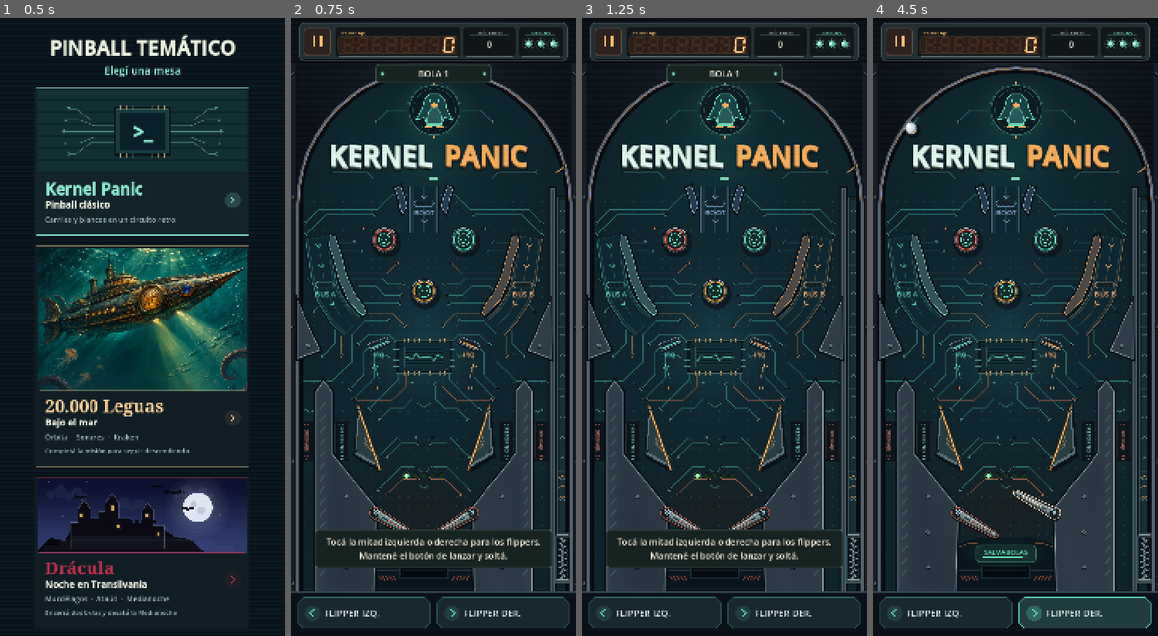
Above: before the commit, frames 1-4 (left to right).
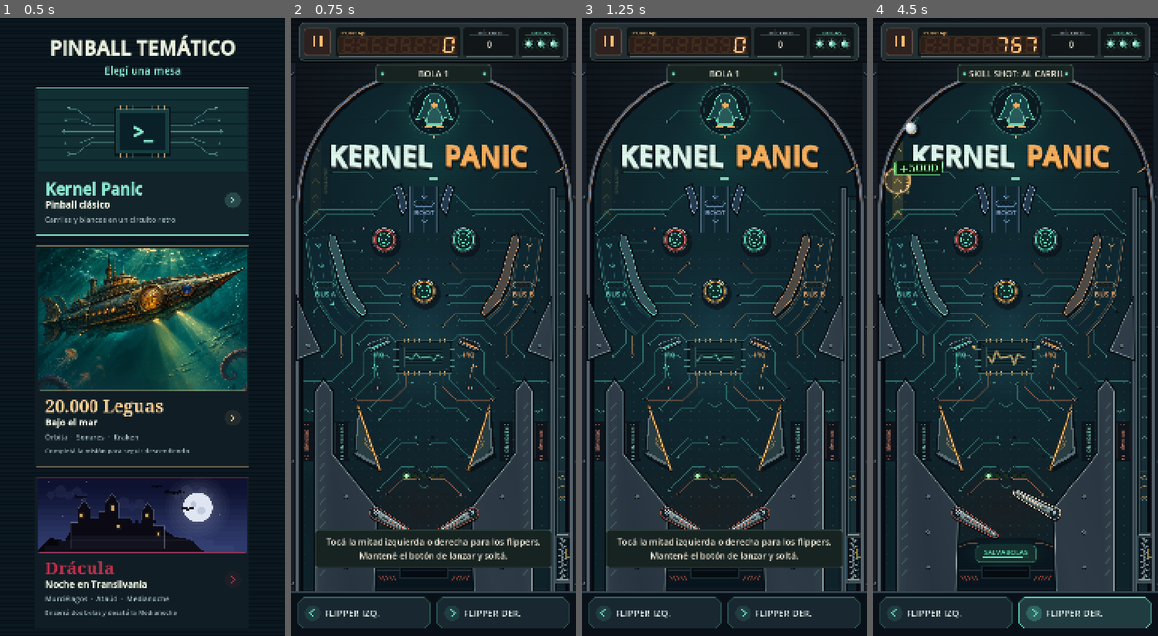
Above: after the commit, the same moments.

Repository: pasaporteN25/RetroPainball
Game: Godot game, scene res://scenes/table_select.tscn
Same seed, same stepped clock (60 frames per second), same inputs: the game is played once before the commit and once after it.
Inputs (mouse positions are in pixels of both pictures, inside the frame that each line leads up to):
- Up to frame 1 (0.5 s): no input
- Up to frame 2 (0.75 s): click "Kernel Panic" at 0.5 s
- Up to frame 3 (1.25 s): no input
- Up to frame 4 (4.5 s): click (898, 42) at 1.25 s; click "Reiniciar partida" at 2 s; tap Enter at 2.75 s; move the mouse to (1078, 296) at 2.77 s; hold M (flipper_right) 2.78-3.5 s; hold Space (launch) 2.78-3.5 s; click (1078, 296) at 2.92 s; drag from (958, 357) to (1143, 518) at 3.52 s; move the mouse to (1044, 191) at 4.27 s; hold M (flipper_right) from 4.28 s (still down); hold Space (launch) from 4.28 s (still down); tap N (nudge) at 4.35 s

Frame 1 is identical in both runs. In frame 2, less than 0.1% of the frame differs, in the area x 7-98%, y 21-88%; in frame 3, less than 0.1%; in frame 4, 1.7%, in the area x 3-98%, y 3-88%.

Commit message:
Add skill shot (G-09)
Power window on the plunger (marked on its lamps) plus a left-arch lane that pays 5000 and announces it.

Co-Authored-By: Claude Sonnet 5.5 <noreply@anthropic.com>

Diff:
--- a/scenes/table_base.tscn
+++ b/scenes/table_base.tscn
@@ -15,6 +15,7 @@
 [ext_resource type="Script" path="res://scripts/fx/screen_shake.gd" id="12_shake"]
 
 [ext_resource type="Script" path="res://scripts/fx/bonus_lamps.gd" id="13_bonus"]
+[ext_resource type="Script" path="res://scripts/table/skill_shot.gd" id="14_skill"]
 
 [sub_resource type="RectangleShape2D" id="Rectangle_lane"]
 size = Vector2(25, 12)
@@ -181,6 +182,10 @@
 z_index = -3
 position = Vector2(336, 1155)
 script = ExtResource("13_bonus")
+
+[node name="SkillShot" type="Node2D" parent="Table"]
+z_index = -2
+script = ExtResource("14_skill")
 
 [node name="TouchControls" type="CanvasLayer" parent="."]
 script = ExtResource("8_touch")
--- a/scripts/table/plunger.gd
+++ b/scripts/table/plunger.gd
@@ -12,6 +12,9 @@
 ## Recorrido visual del resorte con carga completa.
 @export var travel := 46.0
 @export var color := Color("#829aa0")
+## G-09: ventana de potencia (0..1) del skill shot; se marca en las lámparas del lanzador.
+@export_range(0.0, 1.0) var skill_min := 0.70
+@export_range(0.0, 1.0) var skill_max := 0.90
 
 var charge := 0.0
 var _charging := false
@@ -41,6 +44,10 @@
 	sensor_shape.position = Vector2(0.0, -30.0)
 	_sensor.add_child(sensor_shape)
 	add_child(_sensor)
+
+
+func in_skill_window(power: float) -> bool:
+	return power >= skill_min and power <= skill_max
 
 
 func has_ball() -> bool:
@@ -103,6 +110,12 @@
 		var level := clampf(charge * 8.0 - i, 0.0, 1.0)
 		var lamp := Color("#193337").lerp(light, level)
 		draw_rect(Rect2(half - 7.0, y, 3.0, 6.0), lamp)
+	# Ventana del skill shot: marco dorado junto a las lámparas, a la altura de su potencia.
+	var band_low := bottom - 5.0 - skill_min * 80.0
+	var band_high := bottom - 5.0 - skill_max * 80.0
+	var in_band := in_skill_window(charge)
+	var gold := Color("#ffd35c") if in_band else Color("#a88a3a")
+	draw_rect(Rect2(half - 10.0, band_high, 9.0, band_low - band_high + 6.0), Color(gold, 0.9), false, 1.5)
 	draw_rect(Rect2(-half + 1.0, bottom, half * 2.0 - 2.0, 10.0), color.darkened(0.50))
 	draw_rect(Rect2(-half + 3.0, bottom, half * 2.0 - 6.0, 2.0), color)
 	draw_rect(Rect2(-half + 4.0, bottom + 4.0, 5.0, 3.0), light if _displayed_ready else Color("#243e42"))
--- /dev/null
+++ b/scripts/table/skill_shot.gd
@@ -0,0 +1,111 @@
+extends Node2D
+## G-09: skill shot. Si la bola sale del lanzador con la potencia dentro de la ventana marcada
+## en el resorte (skill_min..skill_max del Plunger) y entra al carril de la izquierda del arco
+## antes de SKILL_TIME segundos, hay premio extra. Con poca potencia la bola no llega al carril
+## y con carga completa se pasa de largo, así que hay que apuntar a la ventana.
+## El carril avisa solo: titila mientras hay una bola esperando y queda dorado al armarse.
+
+## Se emite al cobrar el premio.
+signal scored(award: int)
+
+const Ball := preload("res://scripts/table/ball.gd")
+const SKILL_TIME := 5.0
+const GOLD := Color("#ffd35c")
+
+@export var plunger_path := NodePath("../Plunger")
+@export var award := 5000
+## Rectángulo del carril (coordenadas de la mesa), pegado al arco izquierdo.
+@export var lane_rect := Rect2(12.0, 290.0, 100.0, 240.0)
+
+var armed := false
+var _time_left := 0.0
+var _flash := 0.0
+var _clock := 0.0
+var _sensor: Area2D
+var _plunger: Node
+
+
+func _ready() -> void:
+	_sensor = Area2D.new()
+	_sensor.collision_layer = 0
+	_sensor.collision_mask = 2
+	_sensor.monitorable = false
+	var shape := CollisionShape2D.new()
+	var rect := RectangleShape2D.new()
+	rect.size = lane_rect.size
+	shape.shape = rect
+	shape.position = lane_rect.get_center()
+	_sensor.add_child(shape)
+	add_child(_sensor)
+	_sensor.body_entered.connect(_on_body_entered)
+	_plunger = get_node_or_null(plunger_path)
+	if _plunger != null:
+		_plunger.launched.connect(on_launched)
+	GameState.game_started.connect(disarm)
+	GameState.balls_changed.connect(func(_balls: int) -> void: disarm())
+
+
+## Lo llama el lanzador (señal `launched`) con la potencia de 0 a 1.
+func on_launched(power: float) -> void:
+	var in_window := true
+	if _plunger != null and _plunger.has_method("in_skill_window"):
+		in_window = _plunger.in_skill_window(power)
+	if not GameState.playing or not in_window:
+		disarm()
+		return
+	armed = true
+	_time_left = SKILL_TIME
+	GameState.say("SKILL SHOT: AL CARRIL")
+	queue_redraw()
+
+
+func disarm() -> void:
+	armed = false
+	_time_left = 0.0
+	queue_redraw()
+
+
+func _on_body_entered(body: Node2D) -> void:
+	if not armed or not body is Ball:
+		return
+	armed = false
+	_flash = 1.0
+	GameState.add_score.call_deferred(award, to_global(lane_rect.get_center()))
+	GameState.say("SKILL SHOT %d" % award)
+	scored.emit(award)
+
+
+func _process(delta: float) -> void:
+	_clock += delta
+	if armed:
+		_time_left -= delta
+		if _time_left <= 0.0:
+			disarm()
+	_flash = maxf(0.0, _flash - delta * 1.5)
+	queue_redraw()
+
+
+func _draw() -> void:
+	var waiting := GameState.ball_in_lane and GameState.playing
+	var pulse := 0.5 + 0.5 * sin(_clock * 7.0)
+	var strength := 0.28
+	if armed:
+		strength = 0.9
+	elif waiting:
+		strength = 0.35 + 0.45 * pulse
+	strength = maxf(strength, _flash)
+	var c := lane_rect.get_center()
+	var tint := Color(GOLD, strength)
+	draw_rect(Rect2(c.x - 14.0, lane_rect.position.y + 20.0, 28.0, lane_rect.size.y - 40.0), Color(GOLD, strength * 0.12))
+	# Flechas hacia arriba a lo largo del carril.
+	for i in 5:
+		var y := lane_rect.end.y - 40.0 - i * 40.0
+		var lit := armed or (waiting and int(_clock * 6.0) % 5 == i)
+		var a := strength if lit or armed else strength * 0.6
+		draw_polyline(PackedVector2Array([Vector2(c.x - 8.0, y + 6.0), Vector2(c.x, y - 4.0), Vector2(c.x + 8.0, y + 6.0)]),
+			Color(GOLD, a), 2.0, true)
+	var font := ThemeDB.fallback_font
+	var label := "SKILL SHOT"
+	var width := font.get_string_size(label, HORIZONTAL_ALIGNMENT_LEFT, -1, 12).x
+	draw_set_transform(Vector2(c.x + 24.0, c.y), -PI * 0.5)
+	draw_string(font, Vector2(-width * 0.5, 4.0), label, HORIZONTAL_ALIGNMENT_LEFT, -1, 12, tint)
--- /dev/null
+++ b/tests/headless/skill_shot.gd
@@ -0,0 +1,115 @@
+extends SceneTree
+## G-09: skill shot según la potencia del lanzador, en las tres mesas.
+
+const Ball := preload("res://scripts/table/ball.gd")
+const TABLES := ["res://scenes/main.tscn", "res://scenes/nautilus.tscn", "res://scenes/dracula.tscn"]
+
+var _state: Node
+var _table: Node2D
+var _checks := 0
+var _failures := 0
+
+
+func _initialize() -> void:
+	_run.call_deferred()
+
+
+func _run() -> void:
+	_state = root.get_node("GameState")
+	_state.save_directory = ""
+	_state.record_path = "user://test_skill_shot_%d.cfg" % OS.get_process_id()
+	for path in TABLES:
+		change_scene_to_file(path)
+		await scene_changed
+		_table = current_scene.get_node("Table")
+		await _settle()
+		await _test_window()
+		await _test_award()
+		await _test_launch(0.80, true)
+		await _test_launch(0.45, false)
+		await _test_launch(1.0, false)
+	print("Skill shot: %d controles / %d fallos" % [_checks, _failures])
+	quit(0 if _failures == 0 else 1)
+
+
+## Espera el primer saque y deja la mesa sin bolas para controlar la prueba.
+func _settle() -> void:
+	await create_timer(1.0).timeout
+	for ball in _table.get_node("Balls").get_children():
+		ball.free()
+	_state.score = 0
+
+
+func _test_window() -> void:
+	var label: String = _state.table_id
+	var plunger: Node = _table.get_node("Plunger")
+	var skill: Node = _table.get_node("SkillShot")
+	_check(plunger.in_skill_window(0.8) and not plunger.in_skill_window(0.4) and not plunger.in_skill_window(1.0),
+		"%s: la ventana es 0.70..0.90 de potencia" % label)
+	skill.on_launched(0.4)
+	_check(not skill.armed, "%s: poca potencia no arma el skill shot" % label)
+	skill.on_launched(0.8)
+	_check(skill.armed, "%s: la potencia dentro de la ventana lo arma" % label)
+	skill.disarm()
+
+
+func _test_award() -> void:
+	var label: String = _state.table_id
+	var skill: Node = _table.get_node("SkillShot")
+	var center: Vector2 = skill.lane_rect.get_center()
+	skill.on_launched(0.8)
+	var before: int = _state.score
+	var ball := _spawn(center, Vector2.ZERO)
+	await create_timer(0.1).timeout
+	_check(_state.score == before + skill.award and not skill.armed, "%s: entrar al carril armado da el premio una vez" % label)
+	ball.free()
+	skill.disarm()
+	before = _state.score
+	ball = _spawn(center, Vector2.ZERO)
+	await create_timer(0.1).timeout
+	_check(_state.score == before, "%s: sin armar el carril no da premio" % label)
+	ball.free()
+	# El premio vence si la bola tarda: queda desarmado tras SKILL_TIME.
+	skill.on_launched(0.8)
+	await create_timer(skill.SKILL_TIME + 0.3).timeout
+	_check(not skill.armed, "%s: el skill shot vence a los %d s" % [label, int(skill.SKILL_TIME)])
+
+
+## Lanza de verdad con una potencia y mira si la bola llega al carril dentro de la ventana de tiempo.
+func _test_launch(power: float, expect_award: bool) -> void:
+	var label: String = _state.table_id
+	await _settle()
+	var plunger: Node = _table.get_node("Plunger")
+	var skill: Node = _table.get_node("SkillShot")
+	var awarded := [false]
+	var on_scored := func(_award: int) -> void: awarded[0] = true
+	skill.scored.connect(on_scored)
+	var ball := _spawn(plunger.position + Vector2(0.0, -Ball.RADIUS - 1.0), Vector2.ZERO)
+	await create_timer(0.3).timeout
+	plunger.charge = power
+	plunger._fire()
+	for i in 420:
+		await physics_frame
+		if awarded[0]:
+			break
+	_check(awarded[0] == expect_award, "%s: lanzar con potencia %.2f %s skill shot" % [
+		label, power, "da" if expect_award else "no da"])
+	skill.scored.disconnect(on_scored)
+	if is_instance_valid(ball):
+		ball.free()
+	skill.disarm()
+
+
+func _spawn(at: Vector2, velocity: Vector2) -> RigidBody2D:
+	var ball := Ball.new()
+	ball.position = at
+	ball.linear_velocity = velocity
+	_table.get_node("Balls").add_child(ball)
+	return ball
+
+
+func _check(ok: bool, description: String) -> void:
+	_checks += 1
+	if not ok:
+		_failures += 1
+	print("[%s] %s" % ["PASS" if ok else "FAIL", description])
Not shown, added: scripts/table/skill_shot.gd.uid
Not shown, added: tests/headless/skill_shot.gd.uid
